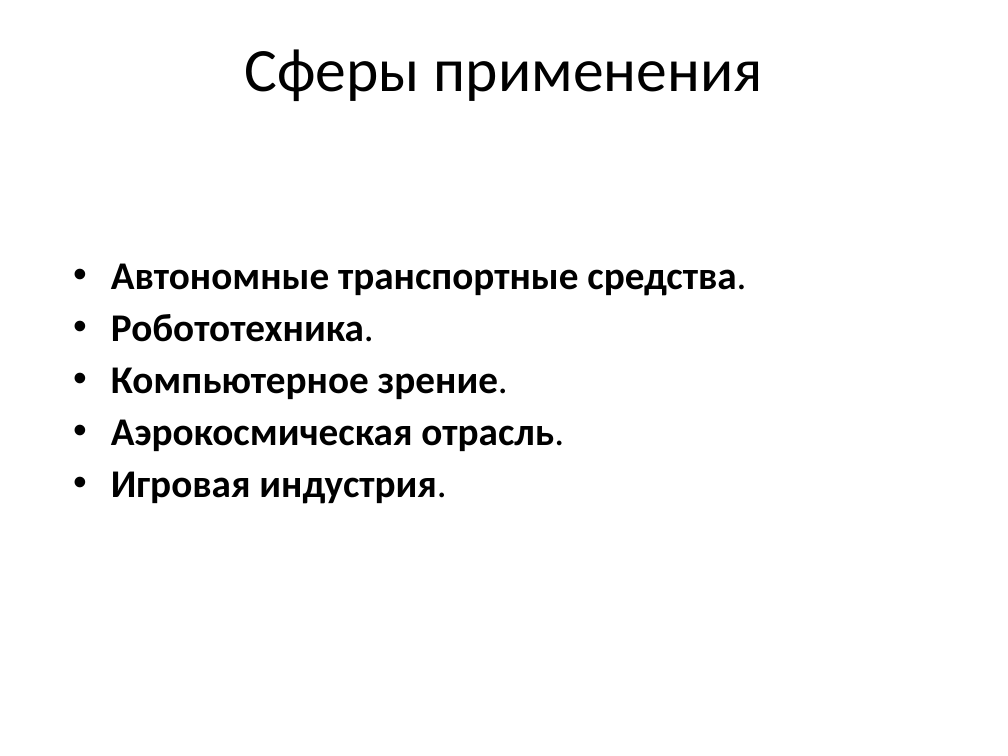
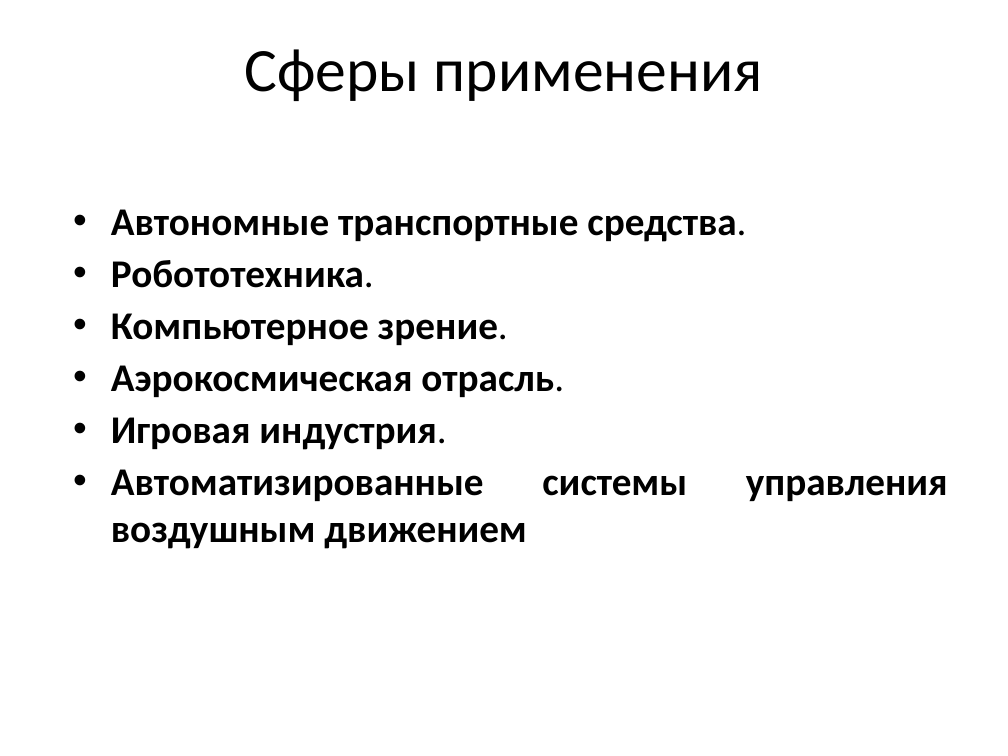
Before and after one commit to xypeXs/magistrLabs, a slide deck: slide 5 of Diploma/report/PIM24_Ananyev.pptx (slide 3 before the commit). Drawn at 1008x756 pixels with LibreOffice and Linux fonts; fonts in the diff are those of the drawing. Boxes give left, top, right and bottom in pixels: in the first picture for what was removed or moved away, otherwise in the second. Text is boxed around its words. In the diff, an @@ line names an element or a change of style, - is before the commit and + after.

```diff
--- a/Diploma/report/PIM24_Ananyev.pptx
+++ b/Diploma/report/PIM24_Ananyev.pptx
@@ text "Автономные транспортные средства." moved from (x1=111, y1=263, x2=746, y2=504) to (x1=111, y1=209, x2=948, y2=549) @@
@@ text at (x1=111, y1=209, x2=746, y2=450): alignment left to justified @@
@@ text at (x1=111, y1=469, x2=948, y2=549): paragraph added @@
+• Автоматизированные системы управления воздушным движением
```
Also in this commit, not shown: 2 slides added, 1 other file.
